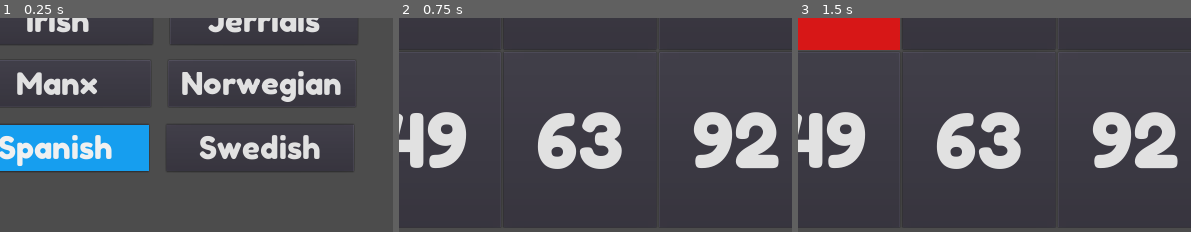
Above: before the commit, frames 1-3 (left to right).
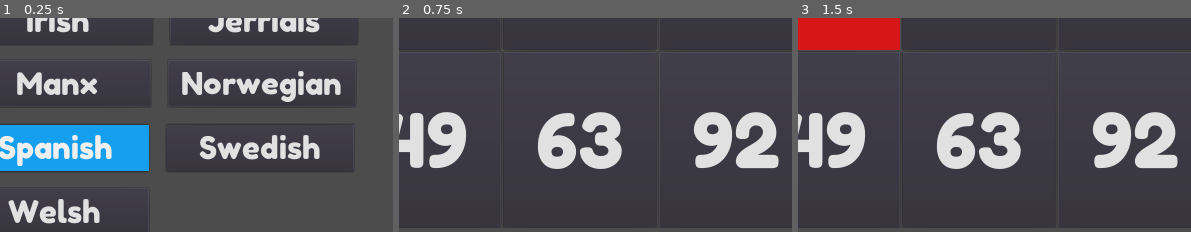
Above: after the commit, the same moments.

Repository: liamgh/NumberWall
Game: Godot game, scene res://Start.tscn
Same seed, same stepped clock (60 frames per second), same inputs: the game is played once before the commit and once after it.
Inputs:
- Up to frame 1 (0.25 s): no input
- Up to frame 2 (0.75 s): click "Danish" at 0.5 s
- Up to frame 3 (1.5 s): click "54" at 1.25 s
The pictures show only the part of the screen within x 7-57%, y 48-98%; the shares and areas given below are measured in that part.

The runs differ from the first frame. In frame 1, 1.5% of the frame differs, in the area x 2-26%, y 84-97%; in frame 2, nothing differs; in frame 3, nothing differs.

Commit message:
Added Welsh

Diff:
--- a/Start.gd
+++ b/Start.gd
@@ -11,7 +11,8 @@
 	"gv-im": $LangOpts/GVIMBtn,
 	"no-no": $LangOpts/NONOBtn,
 	"es-es": $LangOpts/ESESBtn,
-	"sv-se": $LangOpts/SVSEBtn
+	"sv-se": $LangOpts/SVSEBtn,
+	"cy-cy": $LangOpts/CYCYBtn
 }
 
 # Called when the node enters the scene tree for the first time.
@@ -24,5 +25,6 @@
 		buttons[key].connect("pressed", self, "start_game", [key])
 
 func start_game(key):
+	print_debug(key)
 	PlayerVariables.set_language(key)
 	get_tree().change_scene("res://Game.tscn")
--- a/Start.tscn
+++ b/Start.tscn
@@ -127,4 +127,12 @@
 custom_styles/focus = ExtResource( 7 )
 text = "Swedish"
 
+[node name="CYCYBtn" type="Button" parent="LangOpts"]
+margin_left = -5.0
+margin_top = 502.0
+margin_right = 295.0
+margin_bottom = 577.0
+custom_styles/focus = ExtResource( 7 )
+text = "Welsh"
+
 [connection signal="pressed" from="EnableSoundBtn" to="EnableSoundBtn" method="_on_EnableSoundBtn_pressed"]
--- /dev/null
+++ b/Words/data-cy-cy.tres
@@ -0,0 +1,122 @@
+[gd_resource type="Resource" load_steps=2 format=2]
+
+[sub_resource type="GDScript" id=1]
+script/source = "# Welsh numbers
+# info from https://en.wiktionary.org/wiki/Appendix:Welsh_numbers
+
+extends Resource
+
+func get_cardinal(number):
+	var num = cardinal[number]
+	var rng = RandomNumberGenerator.new()
+	print_debug(len(num))
+	print_debug(randi() % num.size())
+	return num[randi() % num.size()]
+
+var cardinal = {
+	0:[\"sero\"],
+	1:[\"un\"],
+	2:[\"dau\",\"dwy\"],
+	3:[\"tri\",\"tair \"],
+	4:[\"pedwar\",\"pedair\"],
+	5:[\"pump\",\"pum\"],
+	6:[\"chwech\",\"chwe\"],
+	7:[\"saith\"],
+	8:[\"wyth\"],
+	9:[\"naw\"],
+	10:[\"deg\",\"deng\"],
+	11:[\"un deg un\",\"un ar ddeg\"],
+	12:[\"un deg dau\",\"un deg dwy\",\"deuddeg\"],
+	13:[\"un deg tri\",\"un deg tair\",\"tri ar ddeg\",\"tair ar ddeg\"],
+	14:[\"un deg pedwar\",\"un deg pedair\",\"pedwar ar ddeg\",\"pedair ar ddeg\"],
+	15:[\"un deg pump\",\"pymtheg\"],
+	16:[\"un deg chwech\",\"un ar bymtheg\"],
+	17:[\"un deg saith\",\"dau ar bymtheg\",\"dwy ar bymtheg\"],
+	18:[\"un deg wyth\",\"deunaw\",\"tair ar bymtheg, ugain namyn dwy\"],
+	19:[\"un deg naw\",\"pedwar ar bymtheg\",\"pedair ar bymtheg\"],
+	20:[\"dau ddeg\",\"dau ddeng\",\"ugain\"],
+	21:[\"un ar hugain\",\"dau ddeg un\"],
+	22:[\"dau ar hugain\",\"dwy ar hugain\",\"dau ddeg dau\",\"dau ddeg dwy\"],
+	23:[\"tri ar hugain\",\"tair ar hugain\",\"dau ddeg tri\",\"dau ddeg tair\"],
+	24:[\"pedwar ar hugain\",\"pedair ar hugain\",\"dau ddeg pedwar\",\"dau ddeg pedair\"],
+	25:[\"pump ar hugain\",\"pum ar hugain\",\"dau ddeg pump\",\"dau ddeg pum\"],
+	26:[\"chwech ar hugain\",\"chwe ar hugain\",\"dau ddeg chwech\",\"dau ddeg chwe\"],
+	27:[\"saith ar hugain\",\"dau ddeg saith\"],
+	28:[\"wyth ar hugain\",\"dau ddeg wyth\"],
+	29:[\"naw ar hugain\",\"dau ddeg naw\"],
+	30:[\"tri deg\",\"tri deng\",\"deg ar hugain\"],
+	31:[\"un ar ddeg ar hugain\",\"tri deg un\"],
+	32:[\"deuddeg ar hugain\",\"tri deg dau\",\"tri deg dwy\"],
+	33:[\"tri ar ddeg ar hugain\",\"tair ar ddeg ar hugain\",\"tri deg tri\",\"tri deg tair\"],
+	34:[\"pedwar ar ddeg ar hugain\",\"pedair ar ddeg ar hugain\",\"tri deg pedwar\",\"tri deg pedair\"],
+	35:[\"pymtheg ar hugain\",\"tri deg pump\",\"tri deg pum\"],
+	36:[\"un ar bymtheg ar hugain\",\"tri deg chwech\",\"tri deg chwe\"],
+	37:[\"dau ar bymtheg ar hugain\",\"dwy ar bymtheg ar hugain\",\"tri deg saith\"],
+	38:[\"deunaw ar hugain\",\"tri deg wyth\"],
+	39:[\"pedwar ar bymtheg ar hugain\",\"pedair ar bymtheg ar hugain\",\"tri deg naw\"],
+	40:[\"pedwar deg\",\"pedwar deng\",\"deugain\"],
+	41:[\"deugain ac un\",\"pedwar deg un\"],
+	42:[\"deugain ac dau\",\"deugain ac dwy pedwar deg dau\",\"pedwar deg dwy\"],
+	43:[\"deugain ac tri\",\"tri a deugain\",\"deugain ac tair pedwar deg tri\",\"pedwar deg tair\"],
+	44:[\"deugain ac pedwar\",\"deugain ac pedair pedwar deg pedwar\",\"pedwar deg pedair\"],
+	45:[\"deugain ac pump\",\"deugain ac pum\",\"pedwar deg pump\",\"pedwar deg pum\"],
+	46:[\"deugain ac chwech\",\"deugain ac chwe\",\"pedwar deg chwech\",\"pedwar deg chwe\"],
+	47:[\"deugain ac saith\",\"pedwar deg saith\"],
+	48:[\"deugain ac wyth\",\"wyth ar ddeugain\", \"pedwar deg wyth\"],
+	49:[\"deugain ac naw\",\"pedwar deg naw\"],
+	50:[\"pum deg\",\"pum deng\",\"hanner cant\"],
+	51:[\"hanner cant ac un\",\"pum deg un\"],
+	52:[\"hanner cant ac dau\",\"hanner cant ac dwy pum deg dau\",\"pum deg dwy\"],
+	53:[\"hanner cant ac tri\",\"hanner cant ac tair pum deg tri\",\"pum deg tair\"],
+	54:[\"hanner cant ac pedwar\",\"hanner cant ac pedair\",\"pum deg pedwar\",\"pum deg pedair\"],
+	55:[\"hanner cant ac pump\",\"hanner cant ac pum\",\"pum deg pump\",\"pum deg pum\"],
+	56:[\"hanner cant ac chwech\",\"hanner cant ac chwe\",\"pum deg chwech\",\"pum deg chwe\"],
+	57:[\"hanner cant ac saith\",\"pum deg saith\"],
+	58:[\"hanner cant ac wyth\",\"pum deg wyth\"],
+	59:[\"hanner cant ac naw\",\"pum deg naw\"],
+	60:[\"chwe deg\",\"chwe deng\",\"trigain\"],
+	61:[\"trigain ac un\",\"chwe deg un\"],
+	62:[\"trigain ac dau\",\"trigain ac dwy chwe deg dau\",\"chwe deg dwy\"],
+	63:[\"trigain ac tri\",\"trigain ac tair chwe deg tri\",\"chwe deg tair\"],
+	64:[\"trigain ac pedwar\",\"trigain ac pedair chwe deg pedwar\",\"chwe deg pedair\"],
+	65:[\"trigain ac pump\",\"trigain ac pum\",\"chwe deg pump\",\"chwe deg pum\"],
+	66:[\"trigain ac chwech\",\"trigain ac chwe\",\"chwe deg chwech\",\"chwe deg chwe\"],
+	67:[\"trigain ac saith\",\"chwe deg saith\"],
+	68:[\"trigain ac wyth\",\"chwe deg wyth\"],
+	69:[\"trigain ac naw\",\"chwe deg naw\"],
+	70:[\"saith deg\",\"saith deng\",\"deg a thrigain\"],
+	71:[\"un ar ddeg a thrigain\",\"saith deg un\"],
+	72:[\"deuddeg a thrigain\",\"saith deg dau\",\"saith deg dwy\"],
+	73:[\"tri ar ddeg a thrigain\",\"tair ar ddeg a thrigain\",\"saith deg tri\",\"saith deg tair\"],
+	74:[\"pedwar ar ddeg a thrigain\",\"pedair ar ddeg a thrigain\",\"saith deg pedwar\",\"saith deg pedair\"],
+	75:[\"pymtheg a thrigain\",\"saith deg pump\",\"saith deg pum\"],
+	76:[\"un ar bymtheg a thrigain\",\"saith deg chwech\",\"saith deg chwe\"],
+	77:[\"dau ar bymtheg a thrigain\",\"dwy ar bymtheg a thrigain\",\"saith deg saith\"],
+	78:[\"deunaw a thrigain\",\"saith deg wyth\"],
+	79:[\"pedwar ar bymtheg a thrigain\",\"pedair ar bymtheg a thrigain\",\"saith deg naw\"],
+	80:[\"wyth deg\",\"wyth deng\",\"pedwar ugain\"],
+	81:[\"pedwar ugain ac un\",\"wyth deg un\"],
+	82:[\"pedwar ugain ac dau\",\"pedwar ugain ac dwy\",\"wyth deg dau\",\"wyth deg dwy\"],
+	83:[\"pedwar ugain ac tri\",\"pedwar ugain ac tair\",\"wyth deg tri\",\"wyth deg tair\"],
+	84:[\"pedwar ugain ac pedwar\",\"pedwar ugain ac pedair\",\"wyth deg pedwar\",\"wyth deg pedair\"],
+	85:[\"pedwar ugain ac pump\",\"pedwar ugain ac pum\",\"wyth deg pump\",\"wyth deg pum\"],
+	86:[\"pedwar ugain ac chwech\",\"pedwar ugain ac chwe\",\"wyth deg chwech\",\"wyth deg chwe\"],
+	87:[\"pedwar ugain ac saith\",\"wyth deg saith\"],
+	88:[\"pedwar ugain ac wyth\",\"wyth deg wyth\"],
+	89:[\"pedwar ugain ac naw\",\"wyth deg naw\"],
+	90:[\"naw deg\",\"naw deng\",\"deg a phedwar ugain\"],
+	91:[\"un ar ddeg a phedwar ugain\",\"naw deg un\"],
+	92:[\"deuddeg a phedwar ugain\",\"naw deg dau\",\"naw deg dwy\"],
+	93:[\"tri ar ddeg a phedwar ugain\",\"tair ar ddeg a phedwar ugain\",\"naw deg tri\",\"naw deg tair\"],
+	94:[\"pedwar ar ddeg a phedwar ugain\",\"pedair ar ddeg a phedwar ugain\",\"naw deg pedwar\",\"naw deg pedair\"],
+	95:[\"pymtheg a phedwar ugain\",\"naw deg pump\",\"naw deg pum\"],
+	96:[\"un ar bymtheg a phedwar ugain\", \"naw deg chwech\",\"naw deg chwe\"],
+	97:[\"dau ar bymtheg a phedwar ugain\",\"dwy ar bymtheg a phedwar ugain\",\"naw deg saith\"],
+	98:[\"deunaw a phedwar ugain\",\"naw deg wyth\"],
+	99:[\"cant namyn un\",\"pedwar ar bymtheg a phedwar ugain\",\"pedair ar bymtheg a phedwar ugain\",\"naw deg naw\"],
+	100:[\"cant\",\"can\",\"pum ugain\"],
+}
+"
+
+[resource]
+script = SubResource( 1 )
